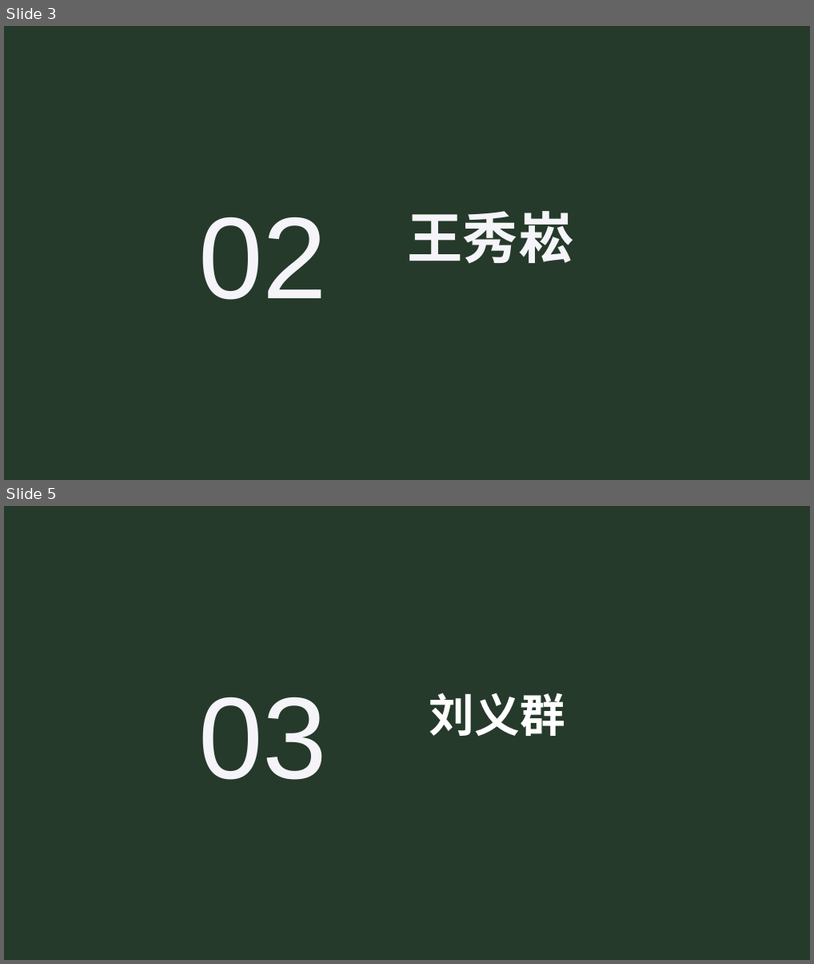
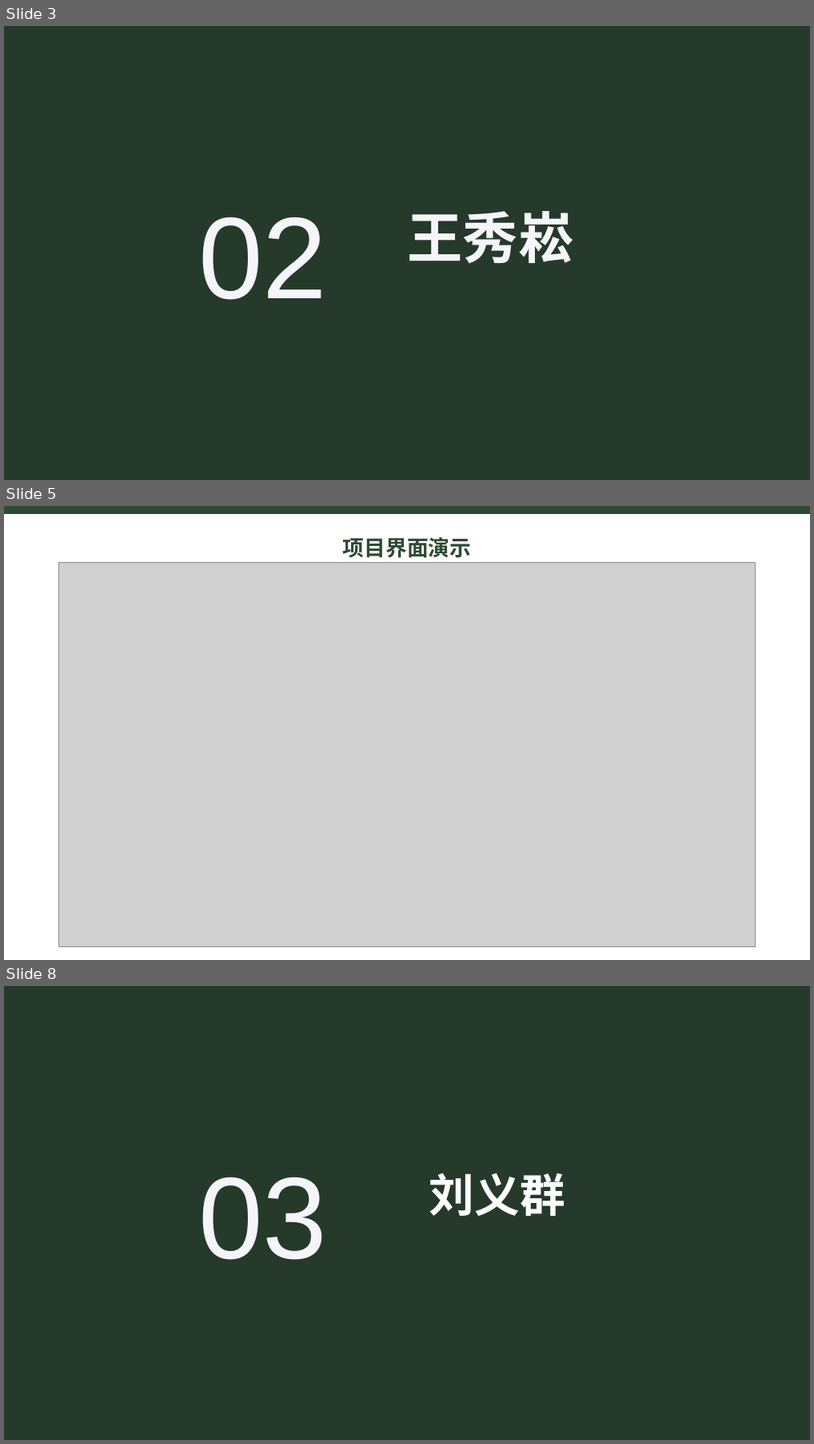
Before and after one commit to fivekilo/myrag, a slide deck: report/myrag总结.pptx. Shown one above the other, each under a label of ours: slides 3 and 5 before the commit, slides 3, 5 and 8 after it; the slides between them are not shown. The pictures are 814x964 and 814x1444 pixels, drawn with LibreOffice and Linux fonts; fonts in the diff are those of the drawing; grey boxes stand for pictures. Boxes give left, top, right and bottom in pixels: in the first picture for what was removed or moved away, otherwise in the second. Text is boxed around its words. In the diff, an @@ line names an element or a change of style, - is before the commit and + after.

```diff
--- a/report/myrag总结.pptx
+++ b/report/myrag总结.pptx
@@ slide 5 added at <box>4,506,810,960</box>, background #FFFFFF @@
@@ rectangle added at <box>4,506,810,513</box>, fill #2D4A33, outline #2D4A33 0 pt @@
@@ text added at <box>343,537,472,558</box>, 25.5 pt, text #2D4A33, bold @@
+项目界面演示
@@ picture added at <box>59,563,756,947</box> @@
@@ what was slide 5 is now slide 8 @@
```
Also in this commit, not shown: 1 slide changed, 2 other slides added, 2 other files.
